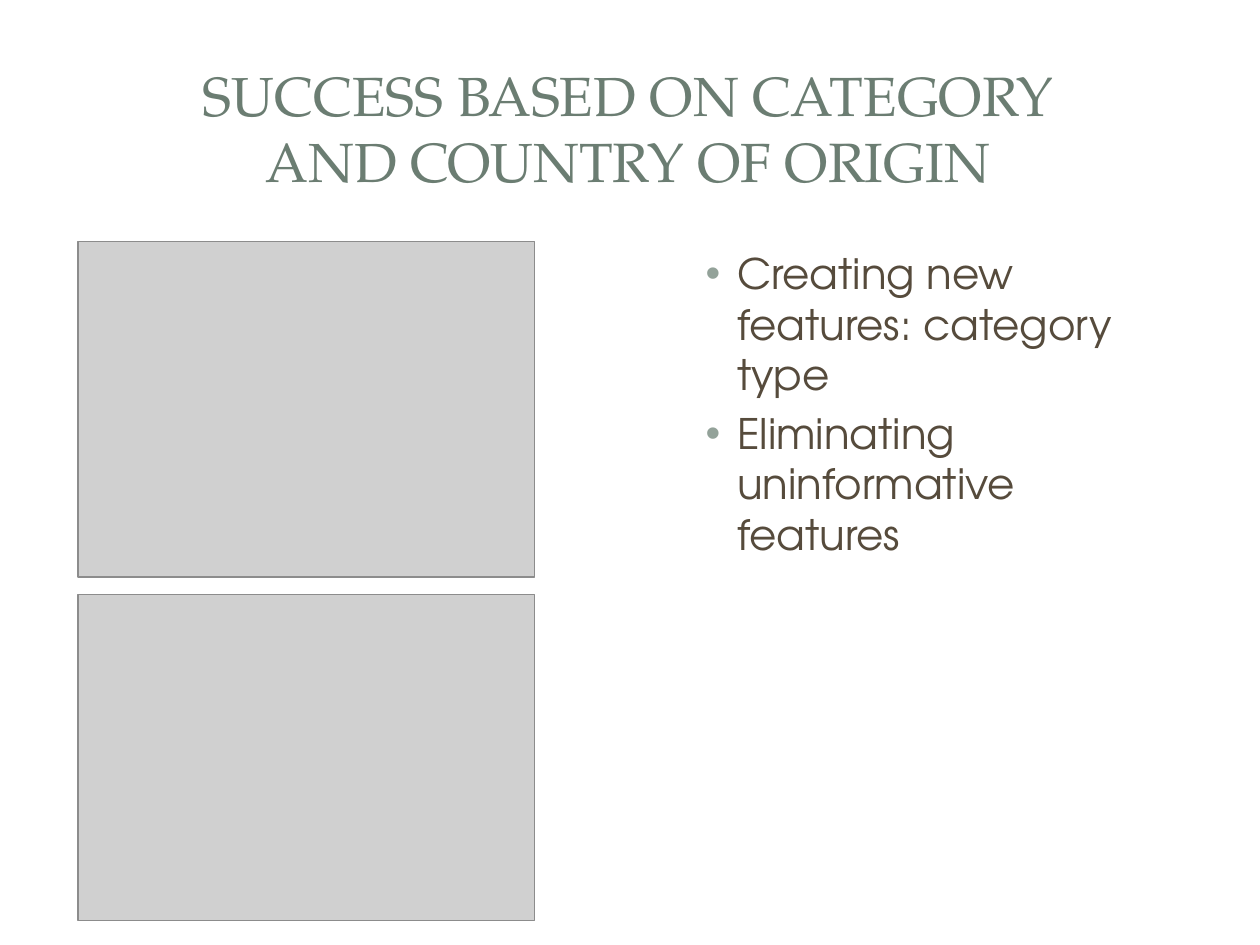
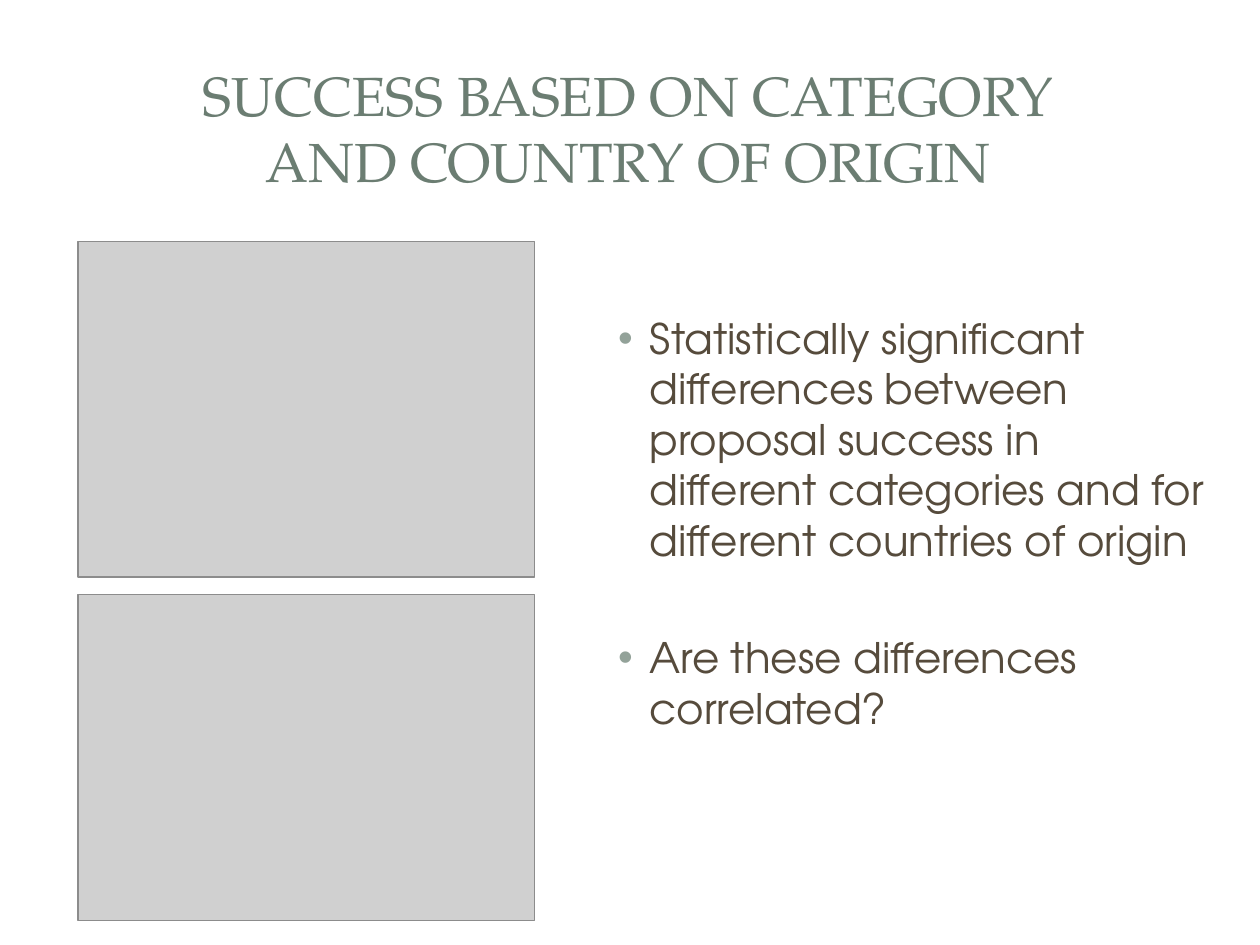
Before and after one commit to vlcekl/ds-crowdfunding, a slide deck: slide 10 of reports/crowdfunding_slidedeck.pptx. Drawn at 1260x945 pixels with LibreOffice and Linux fonts; fonts in the diff are those of the drawing; grey boxes stand for pictures; background and template pictures are left out. Boxes give left, top, right and bottom in pixels: in the first picture for what was removed or moved away, otherwise in the second. Text is boxed around its words. In the diff, an @@ line names an element or a change of style, - is before the commit and + after.

```diff
--- a/reports/crowdfunding_slidedeck.pptx
+++ b/reports/crowdfunding_slidedeck.pptx
@@ text at [650, 322, 1205, 725]: text changed @@
-• Creating new features: category type
-• Eliminating uninformative features
+• Statistically significant differences between proposal success in different categories and for different countries of origin
+• Are these differences correlated?
```
Also in this commit, not shown: 7 other slides changed, 6 slides added, 5 slides removed, 1 other file.
